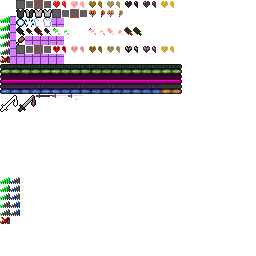
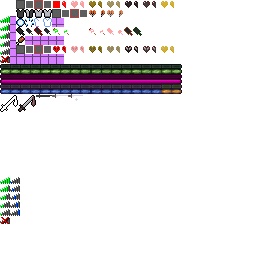
Layers edited between the first and the second 256 x 256 image:
added layer "Layer #3" in group "Health" over [53, 1, 60, 8]
